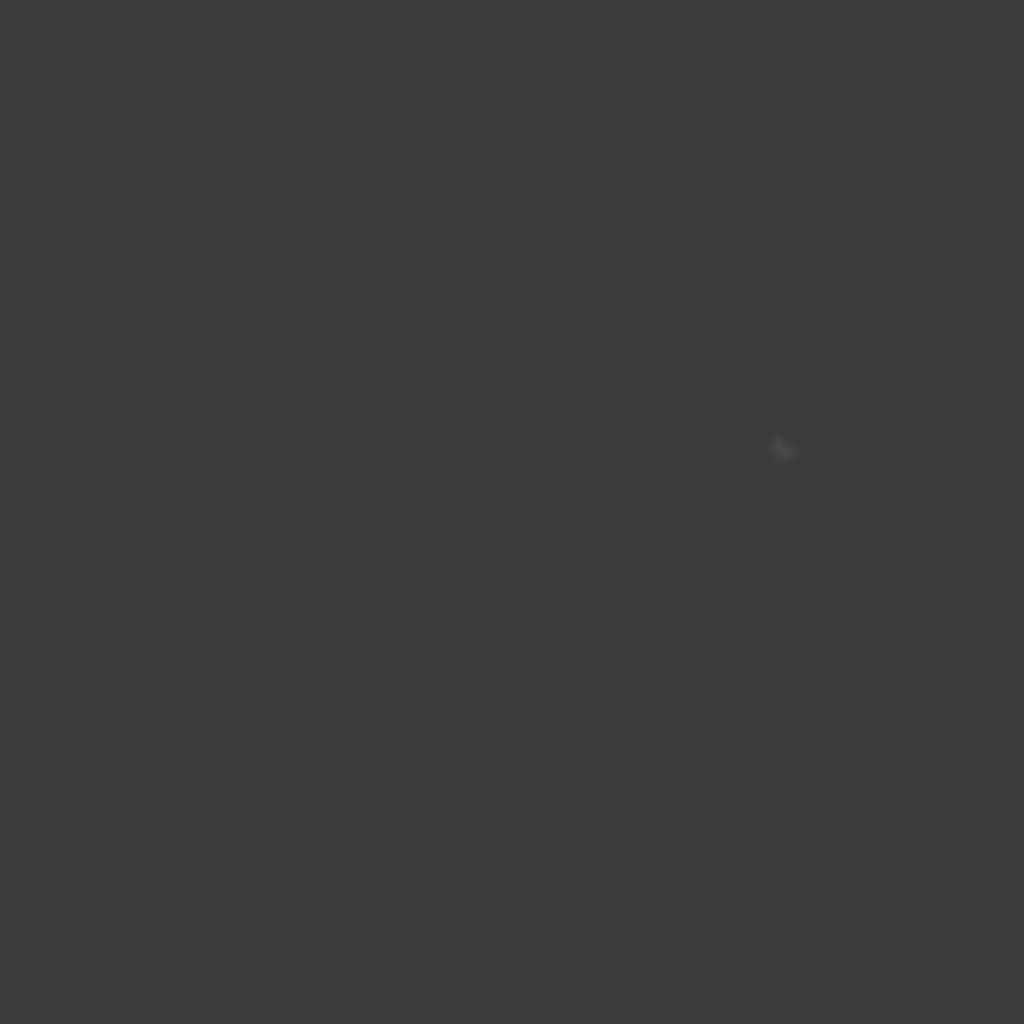
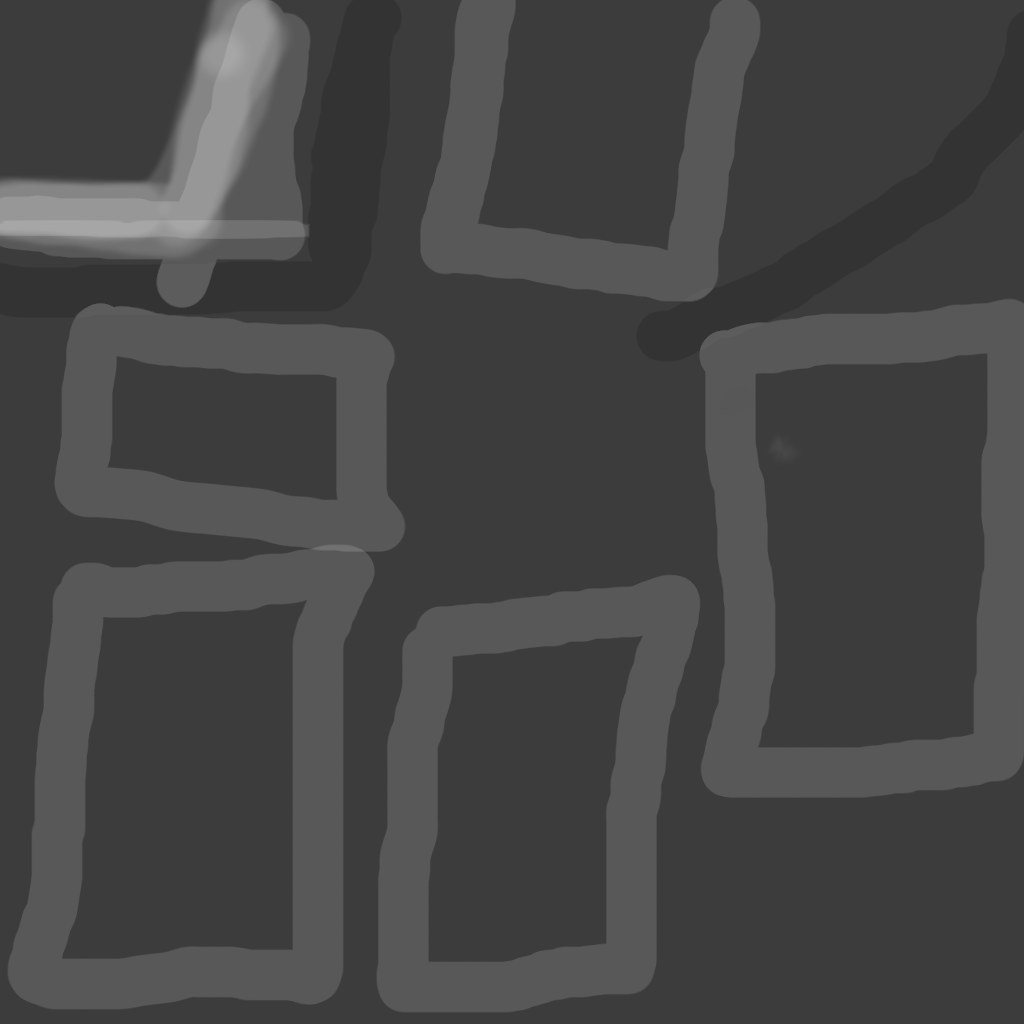
Two versions of the same layered image (1024x1024). Layer-by-layer changes:
added layer "Capa 43" above "matrix hor" over [0, 0, 1024, 1013]
